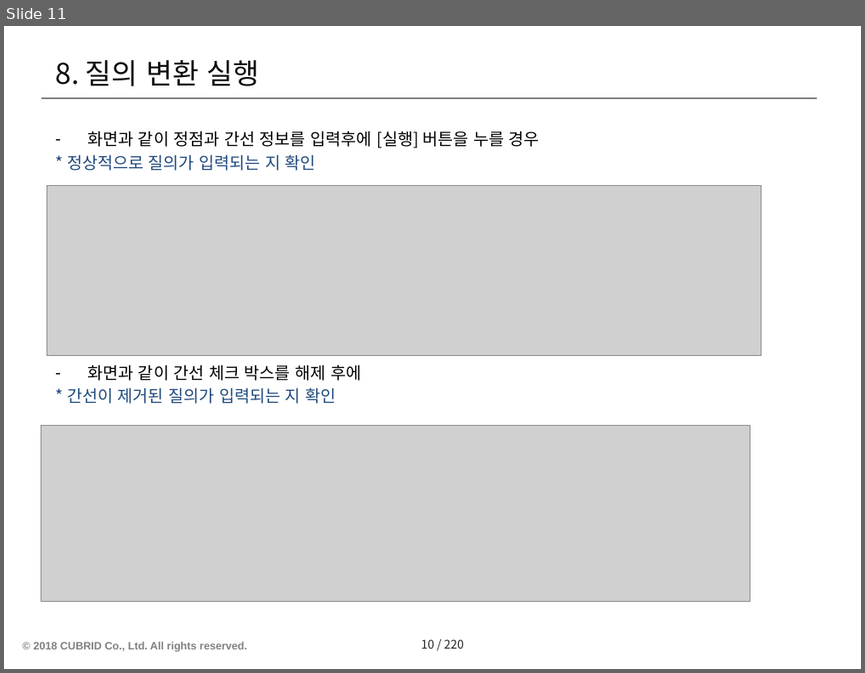
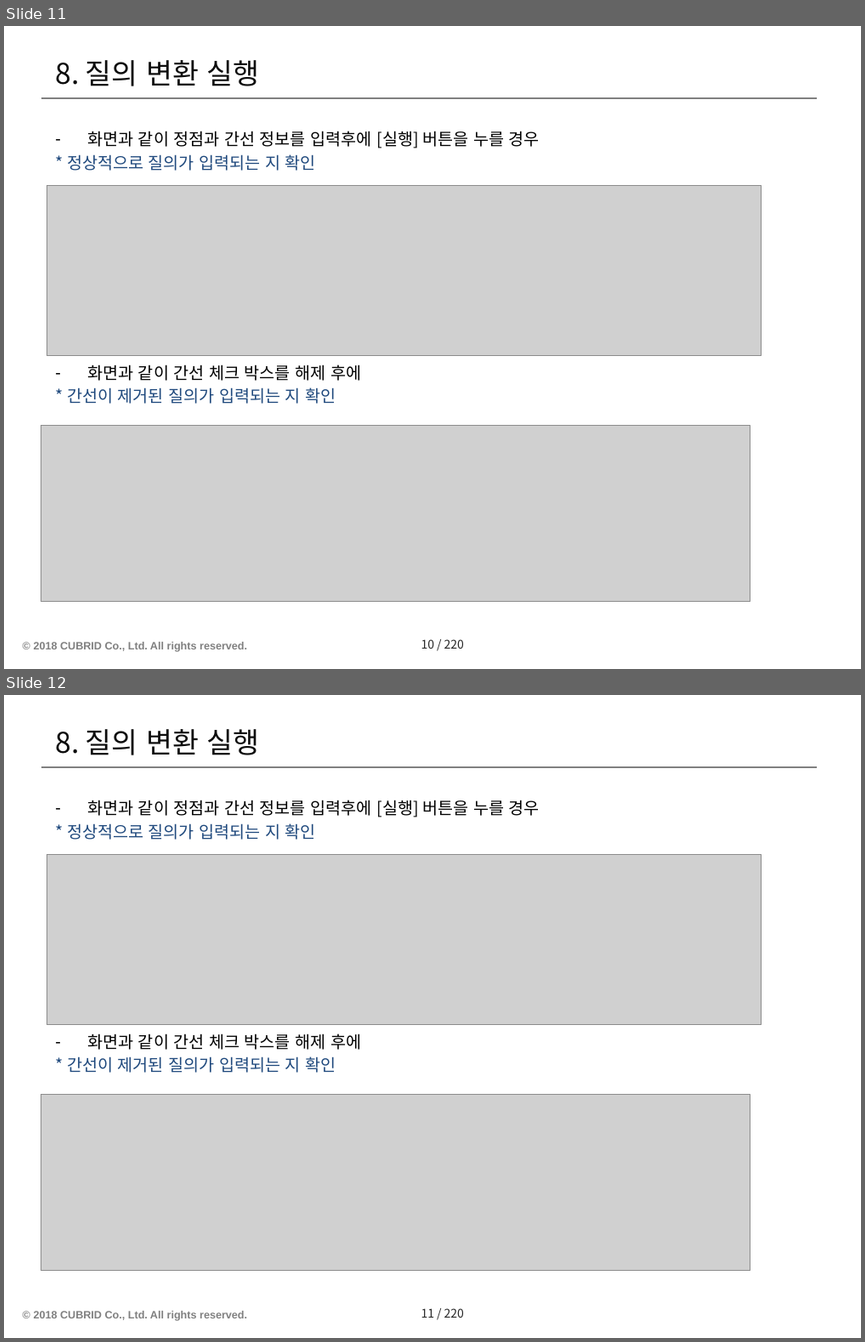
Before and after one commit to postech-dblab-iitp/visual-tool, a slide deck: ViT_docs/Test scenario-ViT/No.2-질의창.pptx. Shown one above the other, each under a label of ours: slide 11 before the commit, slides 11 and 12 after it. The pictures are 865x673 and 865x1342 pixels, drawn with LibreOffice and Linux fonts; fonts in the diff are those of the drawing; grey boxes stand for pictures; background and template pictures are left out. Boxes give left, top, right and bottom in pixels: in the first picture for what was removed or moved away, otherwise in the second. Text is boxed around its words. In the diff, an @@ line names an element or a change of style, - is before the commit and + after.

```diff
--- a/ViT_docs/Test scenario-ViT/No.2-질의창.pptx
+++ b/ViT_docs/Test scenario-ViT/No.2-질의창.pptx
@@ slide 12 added at box(4, 695, 861, 1338), background #FFFFFF; not listed: 3 template elements that a slide beside it also shows @@
@@ title added at box(55, 729, 259, 755), 24 pt, text #0D0D0D @@
+8. 질의 변환 실행
@@ text added at box(67, 800, 540, 1072), 14 pt, text #000000 @@
+– 화면과 같이 정점과 간선 정보를 입력후에 [실행] 버튼을 누를 경우
+* 정상적으로 질의가 입력되는 지 확인
+– 화면과 같이 간선 체크 박스를 해제 후에
+* 간선이 제거된 질의가 입력되는 지 확인
@@ picture added at box(46, 854, 760, 1025) @@
@@ picture added at box(41, 1095, 749, 1270) @@
```
Also in this commit, not shown: 1 slide changed, 1 other slide added, 6 other files.
